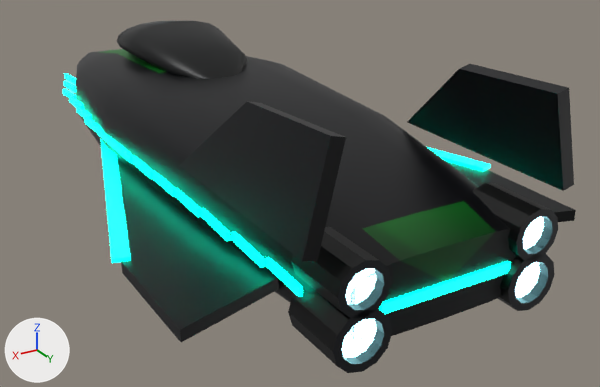
A saved change to the glTF model public/assets/kits/shaddai_ship_arrow_v01.glb.
Rendered twice from a 50 mm camera at (2.51, 5.56, 2.9) aimed at (-0.43, 0.65, 0.45). The axes (+X, +Y, +Z) are drawn at lower left. The lights are the same throughout. The older version comes first. Where no turn or scale is listed for an object, it has been applied to the vertices.

The first picture shows 'shaddai_ship_arrow', 'shaddai_ship_arrow_thrusters'.
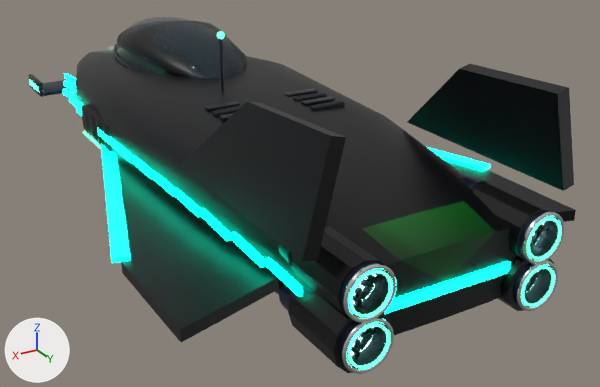
What differs and where, as boxes [x1, y1, x2, y2] in the pictures (600 x 387 px):
'shaddai_ship_arrow_detail', added
    after: [29, 16, 564, 374]
    faces in mat_shipd_glass (dark blue #273f4b): [116, 16, 245, 79]
    faces in mat_shipd_dark (black #16181d): [81, 92, 558, 366]
    faces in mat_shipd_chrome (white #e7eaed): [107, 46, 564, 374]
    faces in mat_shipd_gunmetal (dark grey #35383f): [29, 39, 547, 357]
    faces in mat_shipd_glow_arrow (green #2bff88, glowing green #2bff88): [29, 31, 561, 368]

Diff of the bpy script that builds the scene:
```diff
--- a/public/assets/kits/shaddai_ship_arrow_v01.glb.py
+++ b/public/assets/kits/shaddai_ship_arrow_v01.glb.py
@@ mat_shipd_glow_arrow @@
+mat_shipd_glow_arrow = principled_material('shipd_glow_arrow')
+mat_shipd_glow_arrow.base_color = (0.0242, 1.0, 0.246)  # green #2bff88
+mat_shipd_glow_arrow.roughness = 0.3
+mat_shipd_glow_arrow.emission_color = (0.0242, 1.0, 0.246)  # green #2bff88
+mat_shipd_glow_arrow.emission_strength = 9.0
@@ mat_shipd_body_arrow @@
+mat_shipd_body_arrow = principled_material('shipd_body_arrow')
+mat_shipd_body_arrow.base_color = (0.00802, 0.0168, 0.0423)  # dark blue #16233a
+mat_shipd_body_arrow.metallic = 0.55
+mat_shipd_body_arrow.roughness = 0.35
@@ mat_shipd_chrome @@
+mat_shipd_chrome = principled_material('shipd_chrome')
+mat_shipd_chrome.base_color = (0.8, 0.82, 0.85)  # white #e7eaed
+mat_shipd_chrome.metallic = 1.0
+mat_shipd_chrome.roughness = 0.12
@@ mat_shipd_gunmetal @@
+mat_shipd_gunmetal = principled_material('shipd_gunmetal')
+mat_shipd_gunmetal.base_color = (0.035, 0.04, 0.05)  # dark grey #35383f
+mat_shipd_gunmetal.metallic = 0.9
+mat_shipd_gunmetal.roughness = 0.32
@@ mat_shipd_glass @@
+mat_shipd_glass = principled_material('shipd_glass')
+mat_shipd_glass.base_color = (0.02, 0.05, 0.07)  # dark blue #273f4b
+mat_shipd_glass.metallic = 0.1
+mat_shipd_glass.roughness = 0.03
+mat_shipd_glass.alpha = 0.42
@@ mat_shipd_dark @@
+mat_shipd_dark = principled_material('shipd_dark')
+mat_shipd_dark.base_color = (0.008, 0.009, 0.012)  # black #16181d
+mat_shipd_dark.metallic = 0.3
+mat_shipd_dark.roughness = 0.7
@@ mat_shipd_core @@
+mat_shipd_core = principled_material('shipd_core')
+mat_shipd_core.base_color = (0.35, 0.95, 1.0)  # cyan #a0f9ff
+mat_shipd_core.roughness = 0.2
+mat_shipd_core.emission_color = (0.35, 0.95, 1.0)  # cyan #a0f9ff
+mat_shipd_core.emission_strength = 14.0
@@ me_shaddai_ship_arrow_detail_001 @@
+me_shaddai_ship_arrow_detail_001.from_pydata(...)  # 12531 vertices, 24172 faces; spans x -0.82..0.82, y -2.48..2.91, z 0.5..1.73
+# faces by material slot: [12644, 904, 3952, 1736, 480, 428, 4028]
+me_shaddai_ship_arrow_detail_001.materials.append(mat_shipd_gunmetal)  # dark grey #35383f
+me_shaddai_ship_arrow_detail_001.materials.append(mat_shipd_dark)  # black #16181d
+me_shaddai_ship_arrow_detail_001.materials.append(mat_shipd_glow_arrow)  # green #2bff88, glowing green #2bff88
+me_shaddai_ship_arrow_detail_001.materials.append(mat_shipd_core)  # cyan #a0f9ff, glowing cyan #a0f9ff
+me_shaddai_ship_arrow_detail_001.materials.append(mat_shipd_glass)  # dark blue #273f4b
+me_shaddai_ship_arrow_detail_001.materials.append(mat_shipd_body_arrow)  # dark blue #16233a
+me_shaddai_ship_arrow_detail_001.materials.append(mat_shipd_chrome)  # white #e7eaed
@@ ob_shaddai_ship_arrow_detail @@
+ob_shaddai_ship_arrow_detail = bpy.data.objects.new('shaddai_ship_arrow_detail', me_shaddai_ship_arrow_detail_001)
+ob_shaddai_ship_arrow_detail.location = (0.0, 0.0, 0.0)
```
